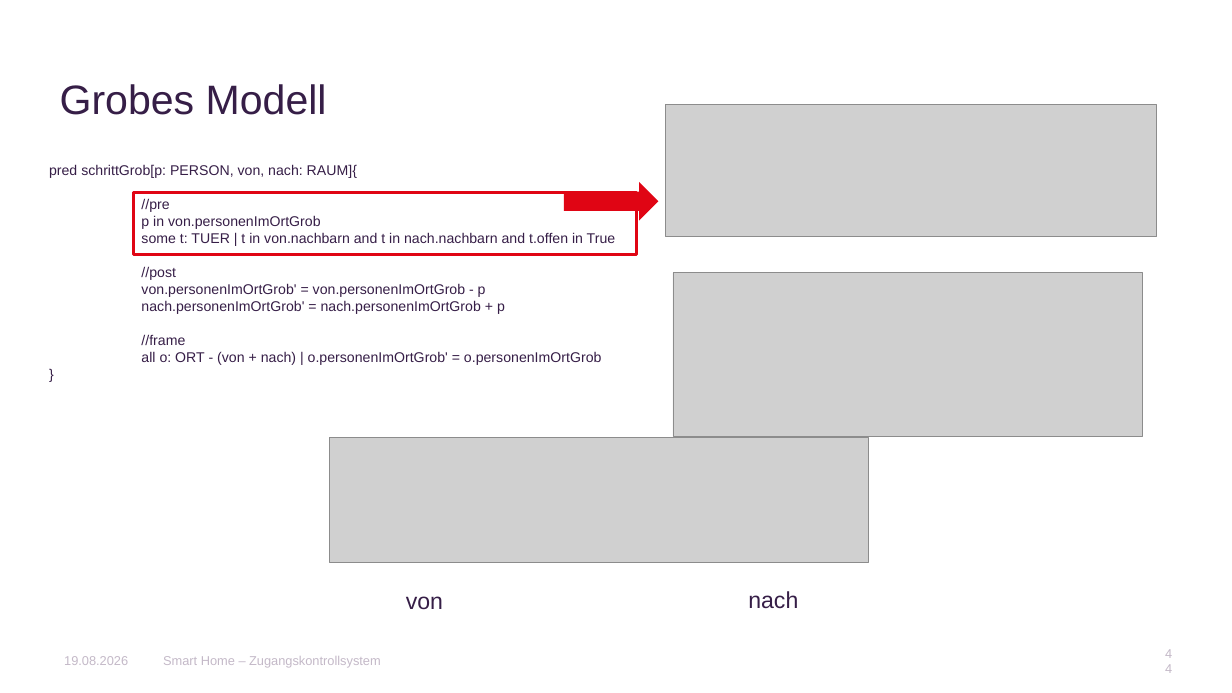
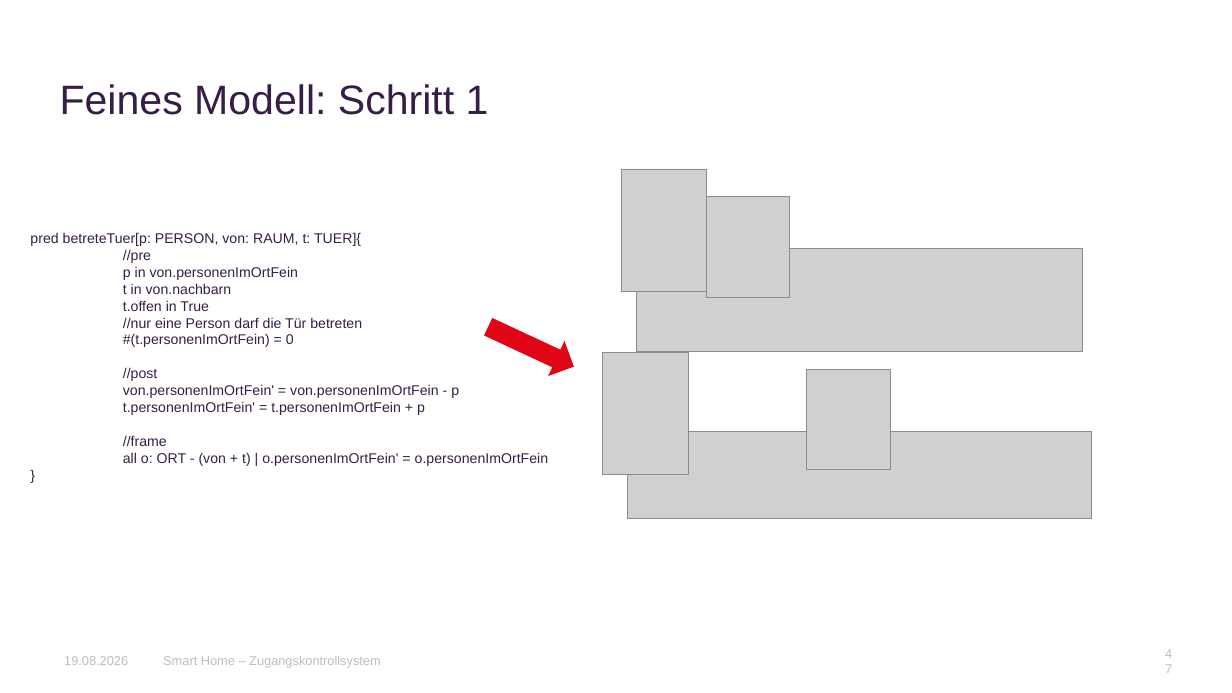
Before and after one commit to AnnaLiviaMartin/rs-smart-home, a slide deck: slide 47 of presentation/Smart_Home_Zugangskontrollsystem.pptx (slide 44 before the commit). Drawn at 1232x693 pixels with LibreOffice and Linux fonts; fonts in the diff are those of the drawing; grey boxes stand for pictures; background and template pictures are left out. Boxes give left, top, right and bottom in pixels: in the first picture for what was removed or moved away, otherwise in the second. Text is boxed around its words. In the diff, an @@ line names an element or a change of style, - is before the commit and + after.

```diff
--- a/presentation/Smart_Home_Zugangskontrollsystem.pptx
+++ b/presentation/Smart_Home_Zugangskontrollsystem.pptx
@@ title at <box>60,84,489,115</box>: text changed @@
-Grobes Modell
+Feines Modell: Schritt 1
@@ picture removed at <box>665,104,1156,237</box> @@
@@ picture added at <box>621,169,706,291</box> @@
@@ rectangle removed at <box>133,193,637,255</box> @@
@@ right arrow removed at <box>564,182,658,221</box> @@
@@ picture added at <box>707,197,790,298</box> @@
@@ text "pred betreteTuer[p: PERSON, von: RAUM, ...": place and size @@
-text "pred betreteTuer[p: PERSON, von: RAUM, ..." at <box>49,164,616,365</box>
+text "pred betreteTuer[p: PERSON, von: RAUM, ..." at <box>30,232,549,466</box>
@@ text at <box>30,232,361,246</box>: text changed @@
-pred schrittGrob[p: PERSON, von, nach: RAUM]{
+pred betreteTuer[p: PERSON, von: RAUM, t: TUER]{
@@ text at <box>123,266,362,347</box>: text changed @@
-p in von.personenImOrtGrob
-some t: TUER | t in von.nachbarn and t in nach.nachbarn and t.offen in True
+p in von.personenImOrtFein
+t in von.nachbarn
+t.offen in True
+//nur eine Person darf die Tür betreten
+#(t.personenImOrtFein) = 0
@@ picture added at <box>637,249,1082,351</box> @@
@@ picture removed at <box>673,273,1142,436</box> @@
@@ right arrow added at <box>481,309,582,384</box>, fill #E00514 @@
@@ picture added at <box>603,352,688,474</box> @@
@@ text at <box>123,385,459,415</box>: text changed @@
-von.personenImOrtGrob' = von.personenImOrtGrob - p
-nach.personenImOrtGrob' = nach.personenImOrtGrob + p
+von.personenImOrtFein' = von.personenImOrtFein - p
+t.personenImOrtFein' = t.personenImOrtFein + p
@@ picture added at <box>807,370,890,470</box> @@
@@ picture removed at <box>330,438,869,563</box> @@
@@ picture added at <box>628,432,1092,518</box> @@
@@ text at <box>123,452,549,466</box>: text changed @@
-all o: ORT - (von + nach) | o.personenImOrtGrob' = o.personenImOrtGrob
+all o: ORT - (von + t) | o.personenImOrtFein' = o.personenImOrtFein
@@ text removed at <box>406,596,443,610</box> @@
-von
@@ text removed at <box>748,591,798,609</box> @@
-nach
@@ page number at <box>1160,649,1177,674</box>: text changed @@
-44
+47
```
Also in this commit, not shown: 11 other slides changed, 1 slide added, 7 slides removed.
